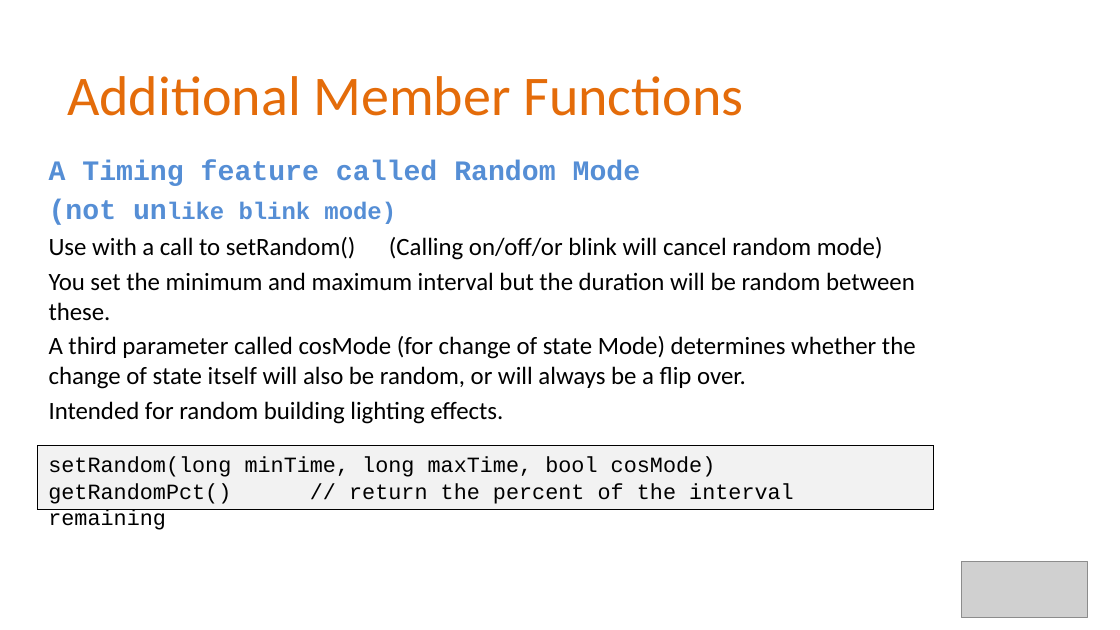
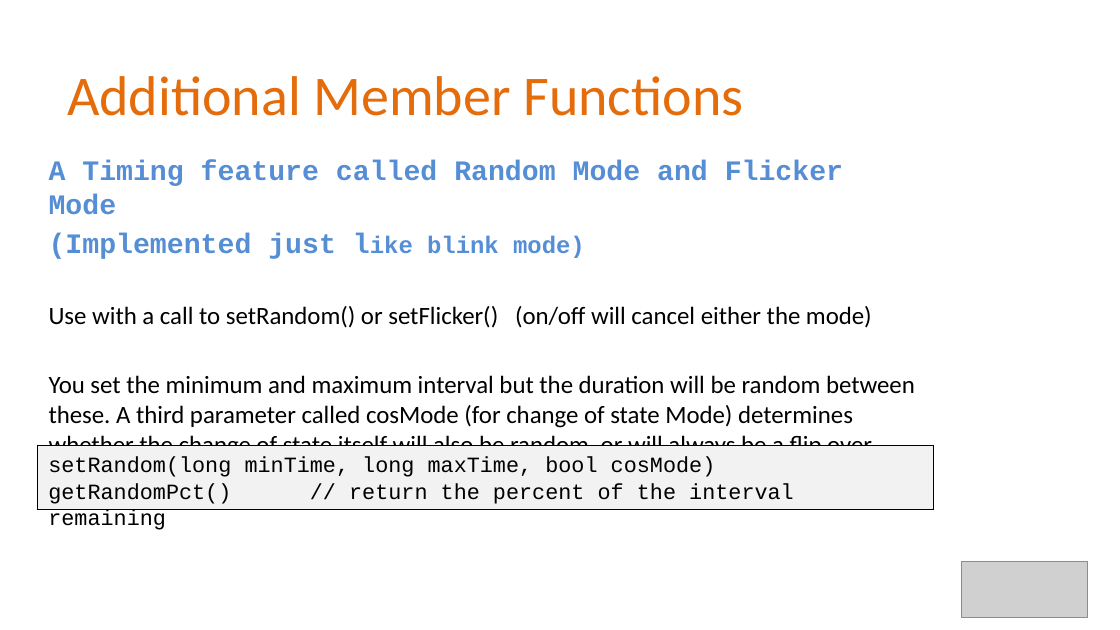
Before and after one commit to Alan-Lomax/MERG-SIG-Presentations, a slide deck: slide 35 of Introduction to Class Programming Part 2.pptx. Drawn at 1120x630 pixels with LibreOffice and Linux fonts; fonts in the diff are those of the drawing; grey boxes stand for pictures; background and template pictures are left out. Boxes give left, top, right and bottom in pixels: in the first picture for what was removed or moved away, otherwise in the second. Text is boxed around its words. In the diff, an @@ line names an element or a change of style, - is before the commit and + after.

```diff
--- a/Introduction to Class Programming Part 2.pptx
+++ b/Introduction to Class Programming Part 2.pptx
@@ text at [49, 160, 915, 459]: text changed @@
-A Timing feature called Random Mode
-(not unlike blink mode)
-Use with a call to setRandom() (Calling on/off/or blink will cancel random mode)
-You set the minimum and maximum interval but the duration will be random between these.
-A third parameter called cosMode (for change of state Mode) determines whether the change of state itself will also be random, or will always be a flip over.
+A Timing feature called Random Mode and Flicker Mode
+(Implemented just like blink mode)
+Use with a call to setRandom() or setFlicker() (on/off will cancel either the mode)
+You set the minimum and maximum interval but the duration will be random between these. A third parameter called cosMode (for change of state Mode) determines whether the change of state itself will also be random, or will always be a flip over.
```
Also in this commit, not shown: 10 other slides changed, 1 slide added, 1 slide removed.
